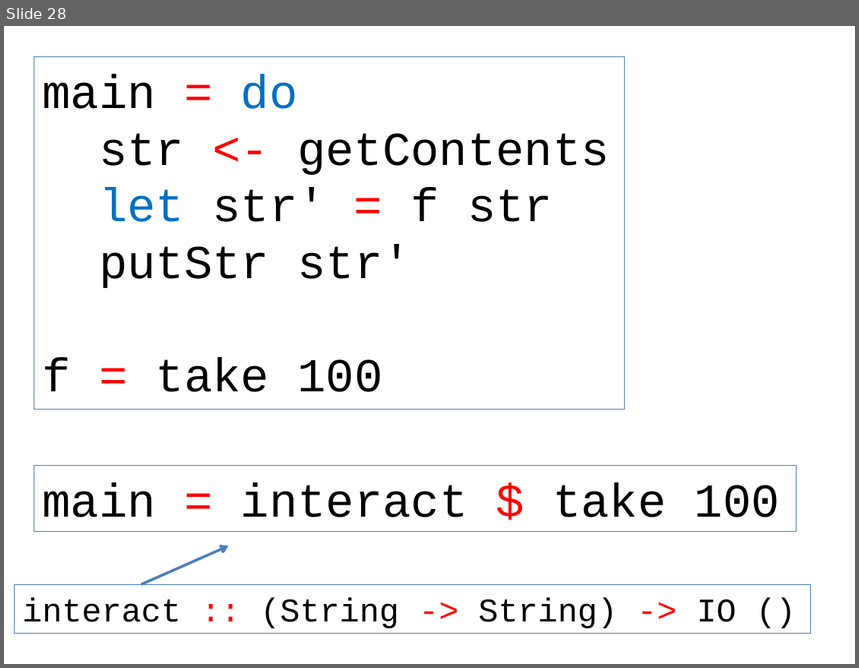
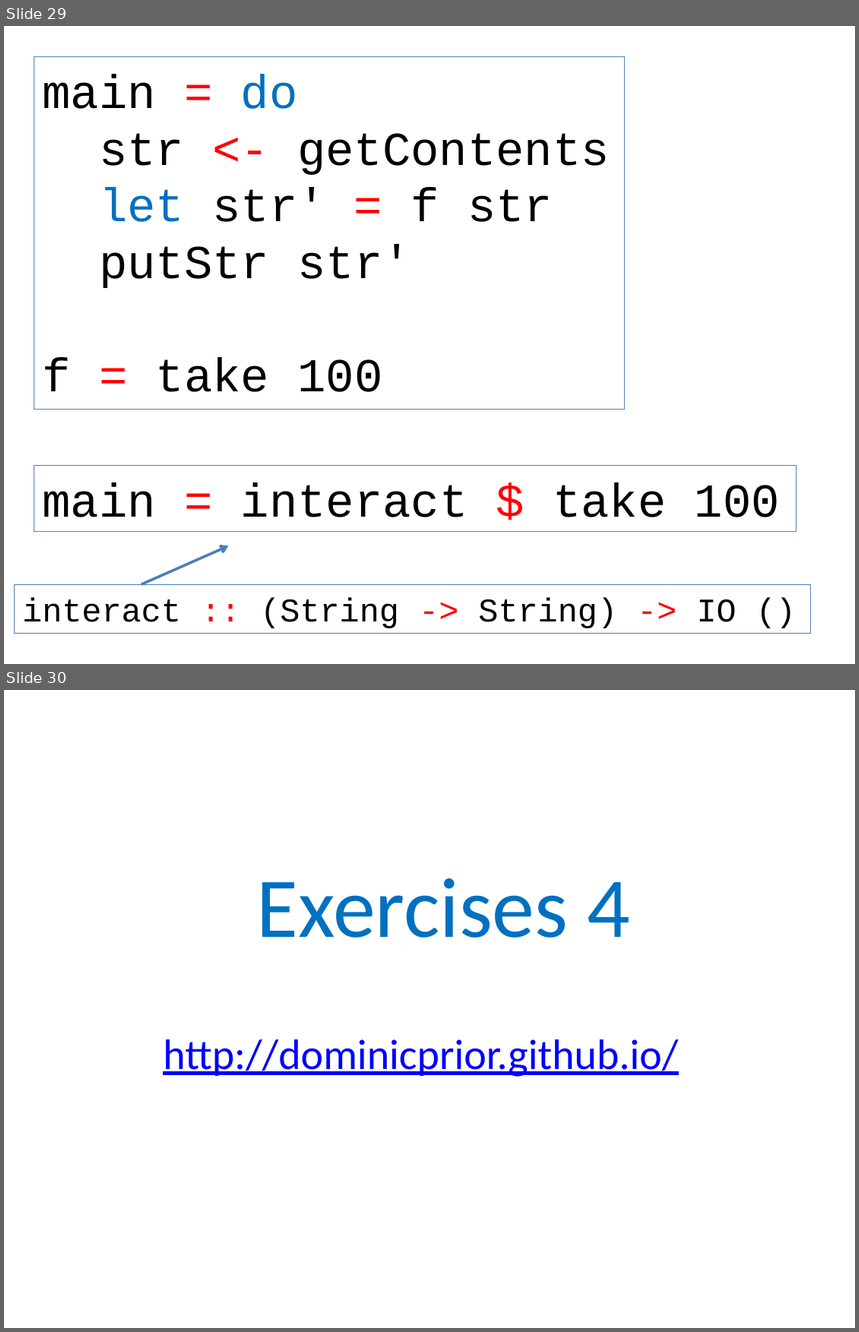
Before and after one commit to dominicprior/beginning-haskell-course, a slide deck: beginning-haskell.pptx. Shown one above the other, each under a label of ours: slide 28 before the commit, slides 29 and 30 after it. The pictures are 859x668 and 859x1332 pixels, drawn with LibreOffice and Linux fonts; fonts in the diff are those of the drawing. Boxes give left, top, right and bottom in pixels: in the first picture for what was removed or moved away, otherwise in the second. Text is boxed around its words. In the diff, an @@ line names an element or a change of style, - is before the commit and + after.

```diff
--- a/beginning-haskell.pptx
+++ b/beginning-haskell.pptx
@@ slide 30 added at (4, 690, 855, 1328), background #FFFFFF @@
@@ text added at (257, 878, 631, 938), 72 pt, text #0070C0 @@
+Exercises 4
@@ text added at (163, 1040, 678, 1077), 36 pt, text #0000FF, underline @@
+http://dominicprior.github.io/
@@ what was slide 28 is now slide 29 @@
```
Also in this commit, not shown: 4 slides changed, 3 other slides added.
